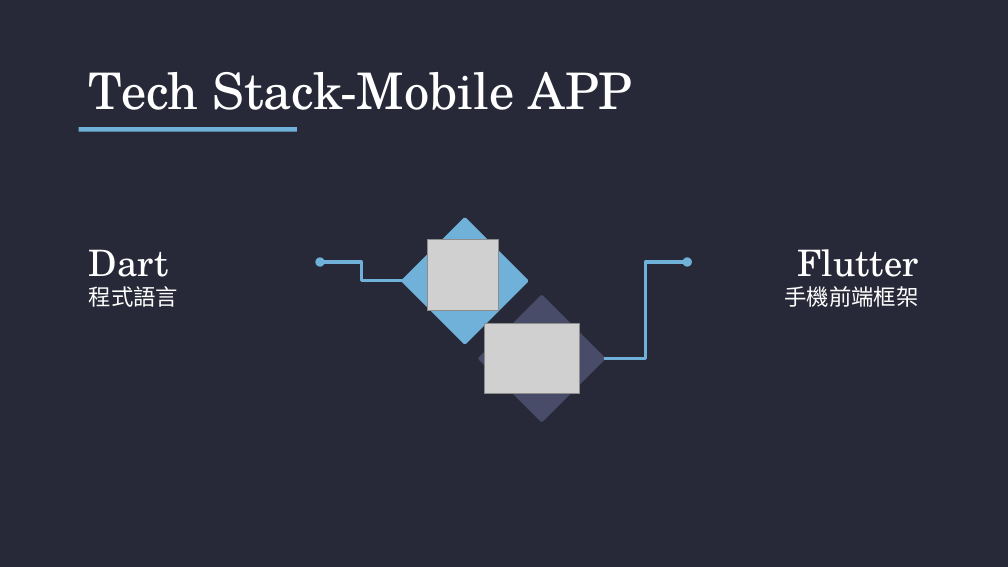
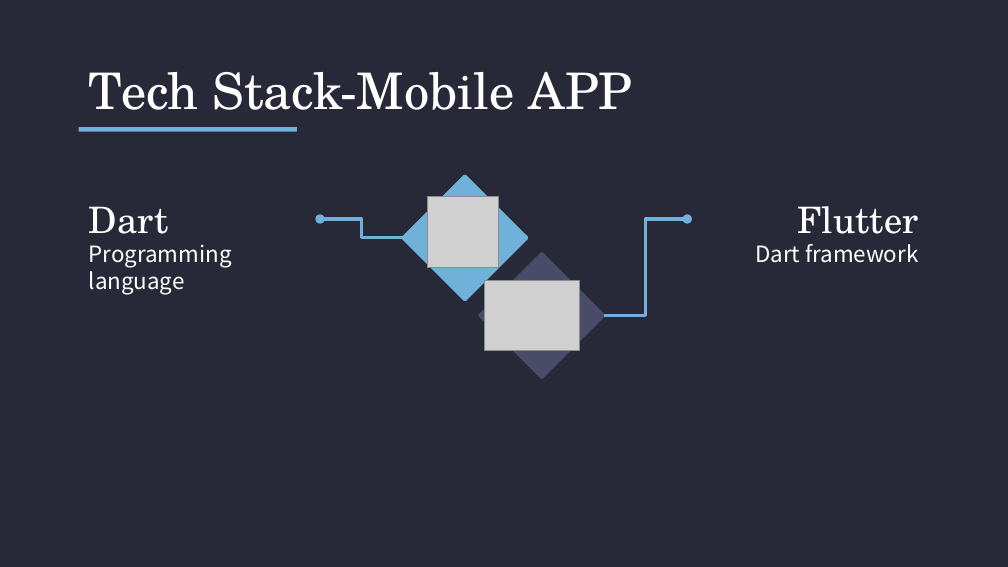
Before and after one commit to Kevin-Shen-and-Cipher/course-forum-presentation, a slide deck: slide 10 of 第一組-Course Forum.pptx (slide 9 before the commit). Drawn at 1008x567 pixels with LibreOffice and Linux fonts; fonts in the diff are those of the drawing; grey boxes stand for pictures. Boxes give left, top, right and bottom in pixels: in the first picture for what was removed or moved away, otherwise in the second. Text is boxed around its words. In the diff, an @@ line names an element or a change of style, - is before the commit and + after.

```diff
--- a/第一組-Course Forum.pptx
+++ b/第一組-Course Forum.pptx
@@ 2 pictures, 2 texts, 2 elbow arrows, 1 diamond: place and size @@
-2 pictures, 2 texts, 2 elbow arrows, 1 diamond at <box>89,219,919,394</box>
+2 pictures, 2 texts, 2 elbow arrows, 1 diamond at <box>89,175,919,351</box>
@@ text at <box>89,245,232,294</box>: text changed @@
-程式語言
+Programming language
@@ diamond: place and size @@
-diamond at <box>480,296,604,420</box>
+diamond at <box>480,254,604,378</box>
@@ text at <box>755,244,918,263</box>: text changed @@
-手機前端框架
+Dart framework
```
Also in this commit, not shown: 4 other slides changed, 6 slides added, 1 slide removed, 15 other files.
